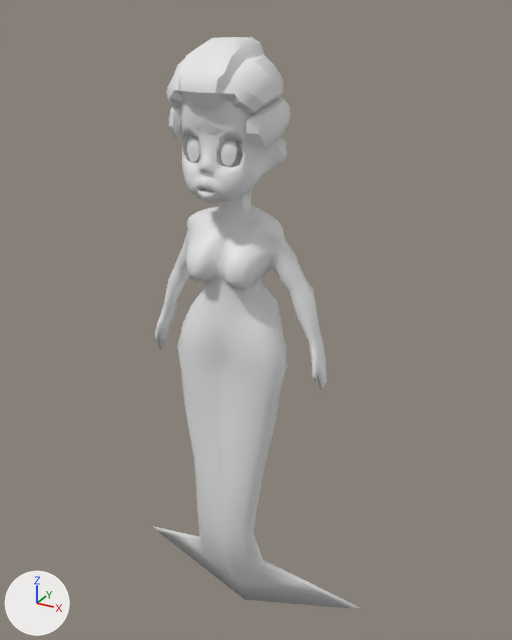
Before and after pictures for a commit that changed the FBX model Assets/---3D Assets/Enemies/Mermaid boss.fbx.
Before and after are seen from a camera (50 mm lens) standing at (1.34, -2.23, 1.01) and looking at (0.04, 0.13, -0.17). Lighting does not change. The marker at lower left points along +X, +Y and +Z. Where no turn or scale is listed for an object, it has been applied to the vertices.

Objects in the first picture: 'body.001', 'hair'.
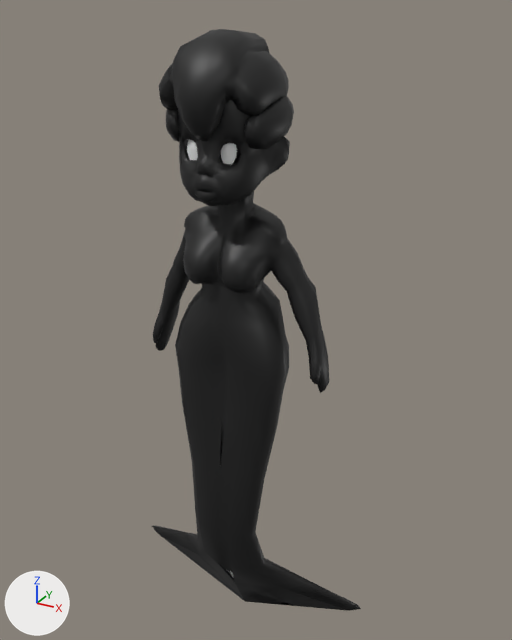
Where the newer file only moved an object's origin or applied its transform, the numbers keep the older frame.

Scene script edits in JSON lines:
```json
{"op": "add", "block": "mat_outline", "code": ["mat_outline = principled_material('Outline')", "mat_outline.base_color = (0.0082, 0.0082, 0.0082)  # black #161616"]}
{"op": "add", "block": "mat_hair", "code": ["mat_hair = principled_material('Hair')", "mat_hair.base_color = (0.8, 0.8, 0.8)  # white #e7e7e7"]}
{"block": "me_vert_002", "where": "# used by ob_body_001; location = (0.0, 0.0, 0.0)"}
{"op": "remove", "block": "me_vert_002", "code": "me_vert_002.from_pydata(...)  # 1399 vertices, 1400 faces; spans x -0.58..0.58, y -0.17..0.2, z -1.69..0.85"}
{"op": "add", "block": "me_vert_002", "code": "me_vert_002.from_pydata(...)  # 2798 vertices, 2813 faces; spans x -0.59..0.59, y -0.18..0.21, z -1.7..0.86"}
{"block": "me_vert_002", "change": "me_vert_002 part 3: 1399 vertices added at x -0.59..0.59, y -0.18..0.21, z -1.7..0.86"}
{"op": "add", "block": "me_vert_002", "code": "me_vert_002.materials.append(mat_outline)  # black #161616"}
{"block": "me_plane_001", "where": "# used by ob_hair; parent = ob_boss; location = (0.0, 0.0, 0.0); scale = (1.01, 1.01, 1.01)"}
{"op": "remove", "block": "me_plane_001", "code": "me_plane_001.from_pydata(...)  # 852 vertices, 880 faces; spans x -21.9..21.9, y 53.7..91.5, z -18.6..26.0"}
{"op": "add", "block": "me_plane_001", "code": "me_plane_001.from_pydata(...)  # 1892 vertices, 1948 faces; spans x -0.2..0.2, y -0.2..0.3, z 0.5..0.9"}
{"block": "me_plane_001", "change": "me_plane_001 part 1: 1892 vertices added at x -0.2..0.2, y -0.2..0.3, z 0.5..0.9"}
{"block": "me_plane_001", "change": "me_plane_001 part 2: 852 vertices removed from x -21.9..21.9, y 53.7..91.5, z -18.6..26.0"}
{"op": "add", "block": "me_plane_001", "code": "me_plane_001.materials.append(mat_outline)  # black #161616"}
{"op": "add", "block": "me_plane_001", "code": "me_plane_001.materials.append(mat_hair)  # white #e7e7e7"}
{"op": "remove", "block": "ob_hair", "code": "ob_hair.parent = ob_boss"}
{"op": "set", "path": "ob_hair.scale", "old": "(1.01, 1.01, 1.01)", "new": "(1.0, 1.0, 1.0)"}
```

Pixel boxes [x1, y1, x2, y2] of what changed, in the pictures (512 x 640 px):
```json
{"object": "body.001", "change": "reshaped", "before": [153, 99, 359, 608], "after": [152, 100, 361, 611]}
{"object": "hair", "change": "reshaped, moved, rescaled", "before": [166, 37, 291, 147], "after": [159, 29, 294, 149], "on screen": "8% wider, 9% taller"}
{"part": 1, "of": "me_plane_001", "change": "added", "after": [159, 29, 294, 149], "on screen": "black"}
{"part": 2, "of": "me_plane_001", "change": "deleted", "before": [166, 37, 291, 147]}
{"part": 3, "of": "me_vert_002", "change": "added", "after": [152, 100, 361, 611], "on screen": "black"}
```
